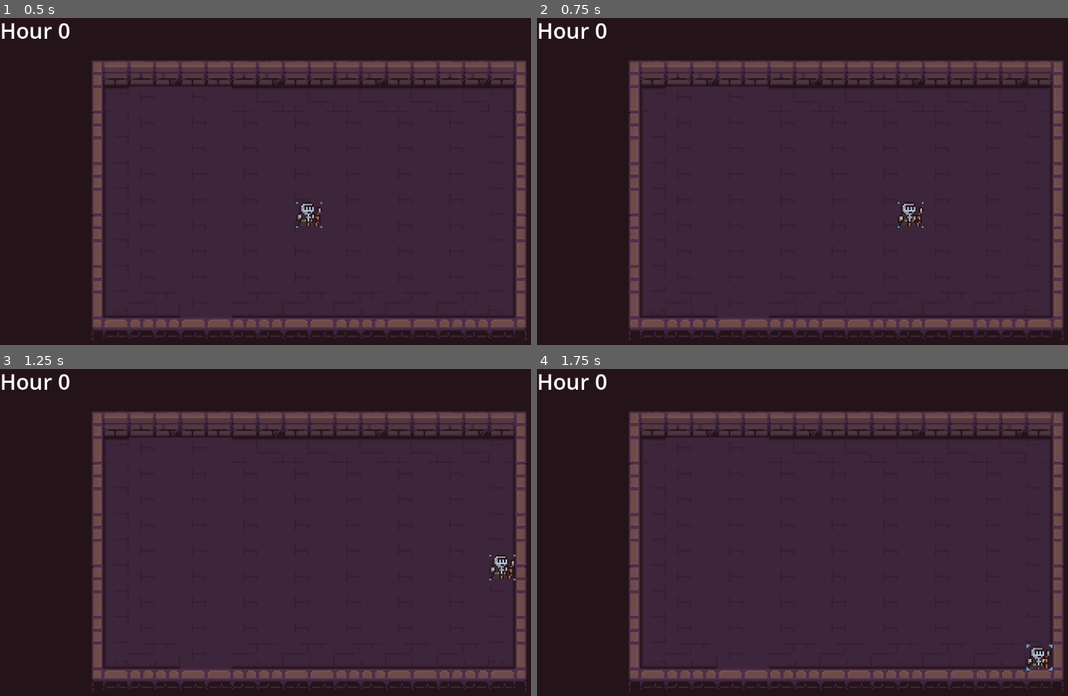
Above: before the commit, frames 1-4 (two rows, left to right).
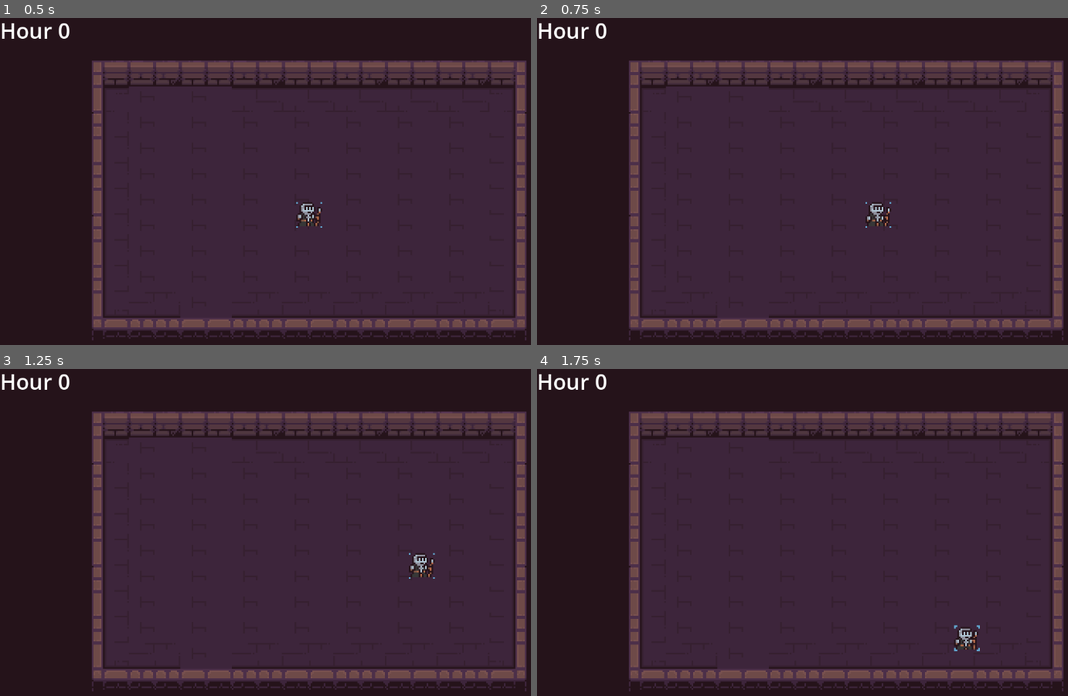
Above: after the commit, the same moments.

Repository: johntheman54321/Godot-Wild-Jam-68
Game: Godot game, scene res://Scenes/World/world.tscn
Same seed, same stepped clock (60 frames per second), same inputs: the game is played once before the commit and once after it.
Inputs:
- Up to frame 1 (0.5 s): no input
- Up to frame 2 (0.75 s): tap Enter at 0.5 s; hold Right (ui_right) from 0.53 s (still down)
- Up to frame 3 (1.25 s): keep holding Right (ui_right)
- Up to frame 4 (1.75 s): release Right (ui_right) at 1.28 s; hold Down (ui_down) from 1.28 s (still down)

Frame 1 is identical in both runs. In frame 2, 0.4% of the frame differs, in the area x 61-73%, y 56-65%; in frame 3, 0.4%; in frame 4, 0.4%, in the area x 78-98%, y 78-93%.

Commit message:
Fixed diagonal movement

Diff:
--- a/Scenes/World/world.tscn
+++ b/Scenes/World/world.tscn
@@ -333,18 +333,17 @@
 script = ExtResource("1_r4sy2")
 
 [node name="TileMap" type="TileMap" parent="."]
-position = Vector2(-239, 180)
+position = Vector2(-192, 128)
 tile_set = SubResource("TileSet_fo0t7")
 format = 2
 layer_0/tile_data = PackedInt32Array(-458764, 524288, 7, -393228, 524288, 7, -327692, 524288, 7, -262156, 524288, 7, -1 …(6258 unchanged characters)…
 
 [node name="Player" parent="." instance=ExtResource("3_qopbf")]
-position = Vector2(-239, 180)
+position = Vector2(-192, 128)
 platform_wall_layers = 1
-speed = 200
 
 [node name="Camera2D" type="Camera2D" parent="."]
-position = Vector2(-239, 164)
+position = Vector2(-192, 112)
 zoom = Vector2(3, 3)
 limit_left = -768
 limit_top = -512
--- a/Scenes/player/player.gd
+++ b/Scenes/player/player.gd
@@ -4,5 +4,5 @@
 
 # Called every frame. 'delta' is the elapsed time since the previous frame.
 func _physics_process(delta):
-	position += Input.get_vector("ui_left", "ui_right", "ui_up", "ui_down") * speed * delta
+	position += Input.get_vector("ui_left", "ui_right", "ui_up", "ui_down").normalized() * speed * delta
 	move_and_slide()
